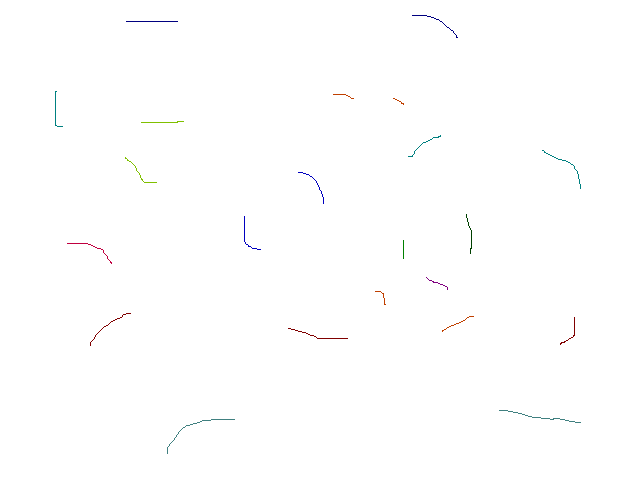
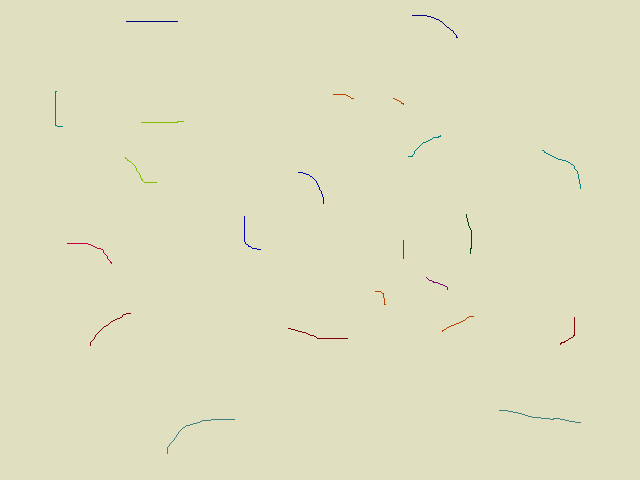
Two versions of the same layered image (w=640, h=480). Layer-by-layer changes:
painted on "Background" over 0, 0, 640, 480
painted on "13_KitchenLow.png" over 0, 0, 640, 480
